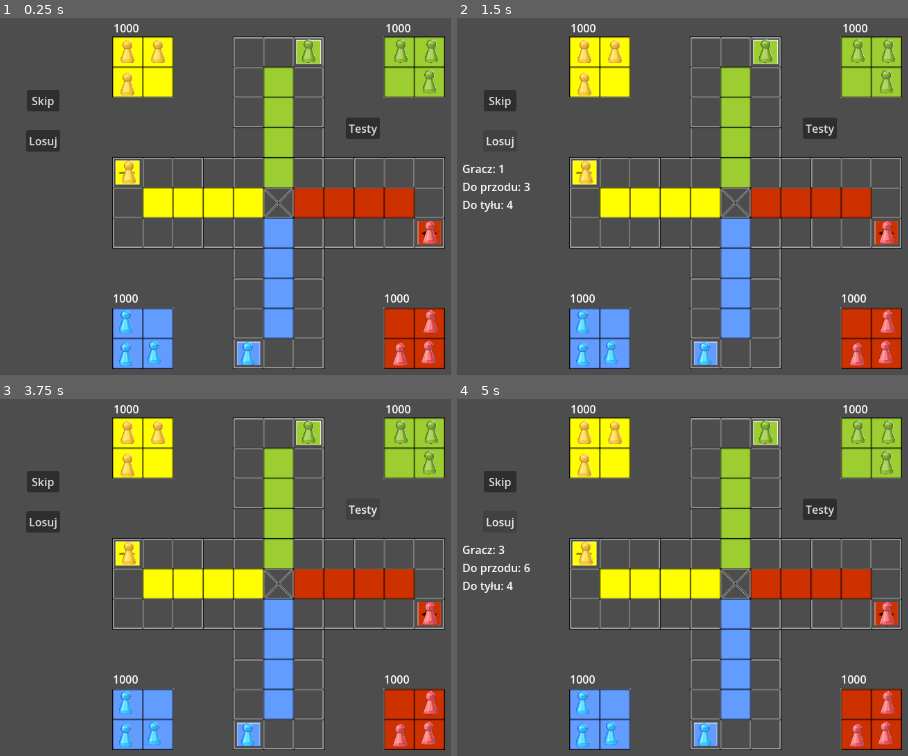
Above: before the commit, frames 1-4 (two rows, left to right).
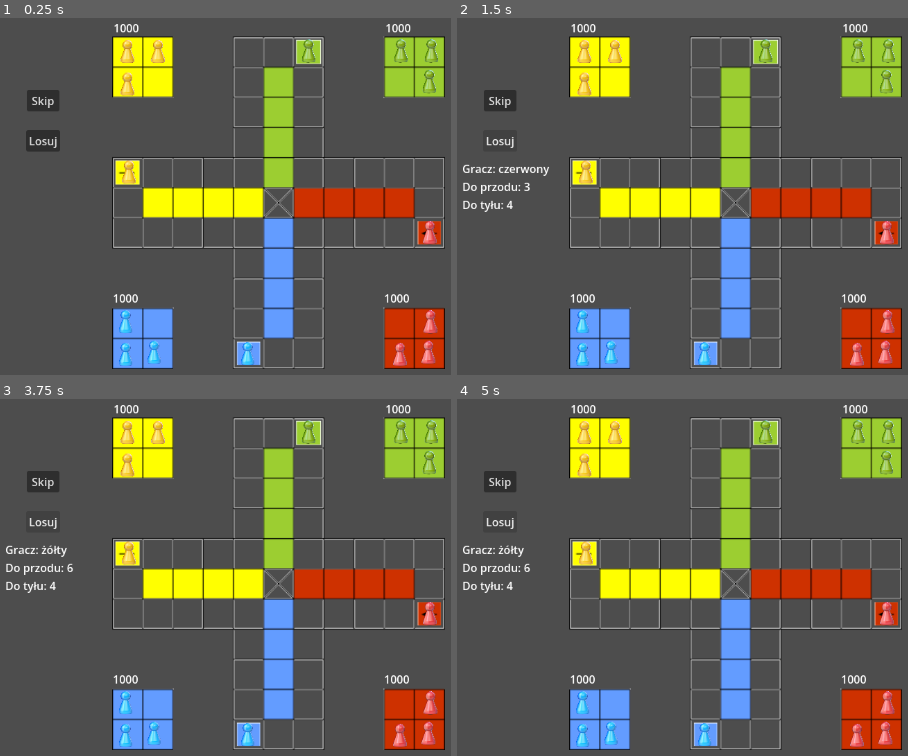
Above: after the commit, the same moments.

Repository: AgliCode/Japonczyk
Game: Godot game, scene res://game.tscn
Same seed, same stepped clock (60 frames per second), same inputs: the game is played once before the commit and once after it.
Inputs:
- Up to frame 1 (0.25 s): no input
- Up to frame 2 (1.5 s): click "Testy" (after the commit: "Losuj") at 0.5 s; click "Losuj" at 1.25 s
- Up to frame 3 (3.75 s): click "Skip" at 2 s; click "Skip" at 2.75 s; click "Testy" (after the commit: "Losuj") at 3.5 s
- Up to frame 4 (5 s): click "Losuj" at 4.25 s

The runs differ from the first frame. In frame 1, 0.4% of the frame differs, in the area x 76-85%, y 28-34%; in frame 2, 0.5%, in the area x 9-85%, y 28-45%; in frame 3, 0.5%; in frame 4, 0.5%.

Commit message:
Koncowy projekt

Diff:
--- a/Scripts/Dice.gd
+++ b/Scripts/Dice.gd
@@ -12,13 +12,13 @@
 func _on_button_pressed() -> void:
 
 	# Nie można rzucać drugi raz w tej samej turze
-	if game.can_move:
+	if game.can_move or game.endgame:
 		return
 
 	valued6 = randi_range(1, 6)
 	valued8 = randi_range(1, 8)
 
-	label.text = "Gracz: " + str(game.current_player + 1)
+	label.text = "Gracz: " + game.player_name
 	label.text += "\nDo przodu: " + str(valued8)
 	label.text += "\nDo tyłu: " + str(valued6)
 
--- a/Scripts/game_manager.gd
+++ b/Scripts/game_manager.gd
@@ -1,10 +1,11 @@
 extends Node
 
 @onready var mny = $"../Money"
+@onready var koniecgry = $Label
 
 var dice_forward = 0
 var dice_backward = 0
-var place = [-1, -1, -1, -1]
+var place = [11, 12, 13, 14]
 var plc_index = 0
 var pawn_place = 3
 
@@ -12,6 +13,8 @@
 
 var current_player = 0
 var player_count = 4
+var player_name = "czerwony"
+var endgame = false
 
 func _ready() -> void:
 	pass # Replace with function body.
@@ -38,8 +41,20 @@
 		LPM=false
 		can_move = false
 		current_player = (current_player + 1) % player_count
+		match current_player:
+			0:
+				player_name = "czerwony"
+			1:
+				player_name = "niebieski"
+			2:
+				player_name = "żółty"
+			3:
+				player_name = "zielony"
+			_:
+				print("brak takeigo gracza")
 		#mny.check_place()
 		print("Tura gracza: ", current_player)
 func end_game():
-	print("Koniec Gry")
+	koniecgry.text = "Koniec gry"
+	endgame = true
 	mny.distribute_end_placement_money()
--- a/Scripts/money.gd
+++ b/Scripts/money.gd
@@ -4,13 +4,13 @@
 
 @onready var red = $Red
 @onready var blue = $Blue
+@onready var yellow = $Yellow
 @onready var green = $Green
-@onready var yellow = $Yellow
 
 @onready var pwn = $"../Pawns"
 @onready var game = $"../GameManager"
 
-var end_money = 5000
+var end_money = 500
 var pawn_placement_money = 1000
 # Called when the node enters the scene tree for the first time.
 func _ready() -> void:
@@ -29,9 +29,9 @@
 			1:
 				blue.text = str(int($Blue.text) + pawn_placement_money)
 			2:
+				yellow.text = str(int($Yellow.text) + pawn_placement_money)
+			3:
 				green.text = str(int($Green.text) + pawn_placement_money)
-			3:
-				yellow.text = str(int($Yellow.text) + pawn_placement_money)
 			_:
 				print("Nothing here")
 	game.pawn_place -=1
@@ -46,13 +46,9 @@
 			1:
 				blue.text = str(int($Blue.text) + end_money)
 			2:
+				yellow.text = str(int($Yellow.text) + end_money)
+			3:
 				green.text = str(int($Green.text) + end_money)
-			3:
-				yellow.text = str(int($Yellow.text) + end_money)
 			_:
 				print("Nothing here")
-		end_money -= 1500
-
-
-func _on_button_pressed() -> void:
-	distribute_end_placement_money()
+		end_money += 1500
--- a/Scripts/pawn.gd
+++ b/Scripts/pawn.gd
@@ -82,12 +82,8 @@
 		if pawn.player_id == player_id and pawn.in_home:
 			pawns_in_home +=1
 
-	print("haiiiiiiiiiiiiiii")
-	print(pawns_in_home)
-	print("haiiiiiiiiiiiiiii")
 	if pawns_in_home == 4 and player_id not in game.place:
 		game.place[game.plc_index] = player_id
-		print(game.place[game.plc_index])
 		game.plc_index+=1
 		if game.plc_index==4:
 			game.end_game()
--- a/game.tscn
+++ b/game.tscn
@@ -355,6 +355,16 @@
 [node name="GameManager" type="Node" parent="." unique_id=148896889]
 script = ExtResource("7_j5wjh")
 
+[node name="Label" type="Label" parent="GameManager" unique_id=2043731429]
+modulate = Color(0, 0, 0, 1)
+offset_left = 341.0
+offset_top = 271.0
+offset_right = 720.0
+offset_bottom = 452.0
+theme_override_font_sizes/font_size = 64
+horizontal_alignment = 1
+vertical_alignment = 1
+
 [node name="Money" type="Node" parent="." unique_id=702123166]
 script = ExtResource("8_vef74")
 
@@ -386,13 +396,6 @@
 offset_bottom = 121.0
 text = "1000"
 
-[node name="Button" type="Button" parent="Money" unique_id=1302504370]
-offset_left = 627.0
-offset_top = 239.0
-offset_right = 676.0
-offset_bottom = 270.0
-text = "Testy"
-
 [node name="Dice" type="Node" parent="." unique_id=131529579]
 script = ExtResource("7_eow3j")
 
@@ -532,6 +535,5 @@
 [node name="Slot3" type="Marker2D" parent="Bases/Green" unique_id=5032449]
 position = Vector2(706, 143)
 
-[connection signal="pressed" from="Money/Button" to="Money" method="_on_button_pressed"]
 [connection signal="pressed" from="Dice/Button" to="Dice" method="_on_button_pressed"]
 [connection signal="pressed" from="Dice/Button2" to="Dice" method="_on_button_2_pressed"]
